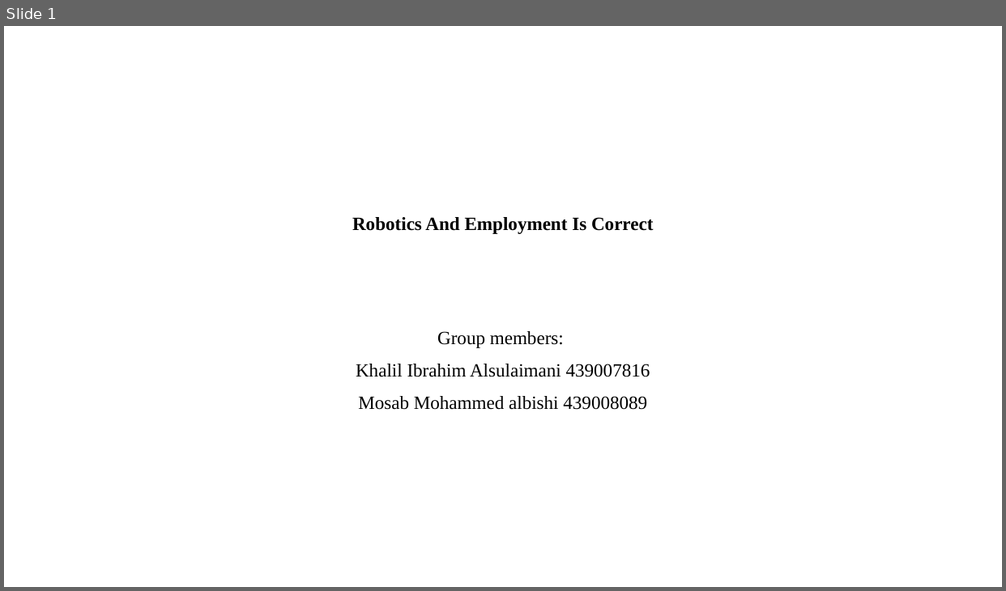
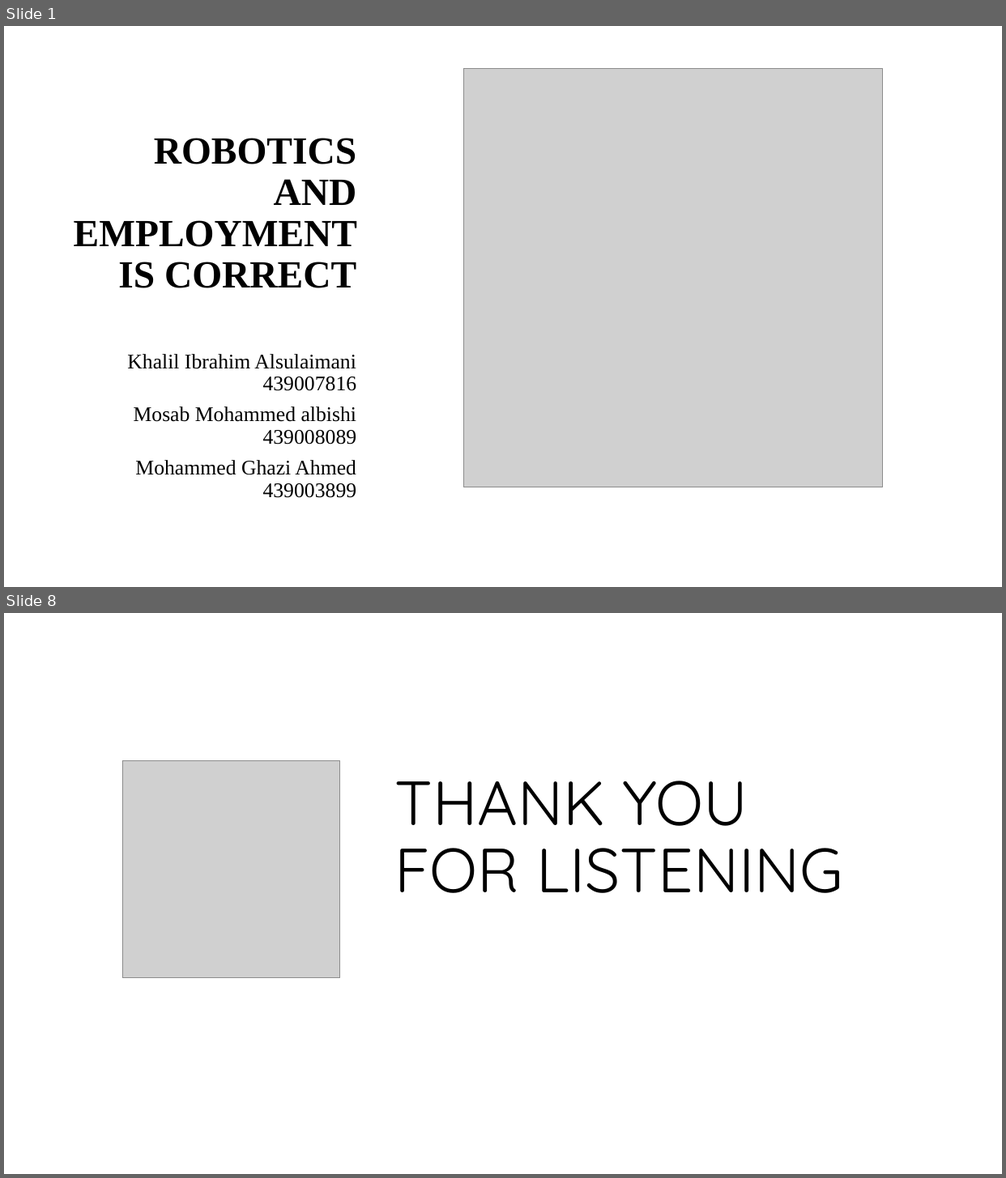
Before and after one commit to khalilAlsulaimani/Computers-And-Society-Project, a slide deck: Research Presntation.pptx. Shown one above the other, each under a label of ours: slide 1 before the commit, slides 1 and 8 after it; the slides between them are not shown. The pictures are 1006x591 and 1006x1178 pixels, drawn with LibreOffice and Linux fonts; fonts in the diff are those of the drawing; grey boxes stand for pictures; background and template pictures are left out. Boxes give left, top, right and bottom in pixels: in the first picture for what was removed or moved away, otherwise in the second. Text is boxed around its words. In the diff, an @@ line names an element or a change of style, - is before the commit and + after.

```diff
--- a/Research Presntation.pptx
+++ b/Research Presntation.pptx
@@ slide 8 added at bbox=[4, 613, 1002, 1174], background #FFFFFF @@
@@ picture added at bbox=[122, 760, 340, 978] @@
@@ title added at bbox=[395, 781, 843, 893], 60 pt, text #000000 @@
+THANK YOU FOR LISTENING
@@ slide 1 changed as well @@
@@ picture added at bbox=[463, 69, 882, 487] @@
@@ title at bbox=[74, 138, 357, 288]: text changed; size 18 to 37 pt @@
-Robotics And Employment Is Correct
+ROBOTICS AND EMPLOYMENT IS CORRECT
@@ subtitle at bbox=[437, 331, 564, 348]: paragraph removed @@
-Group members:
@@ subtitle "Khalil Ibrahim Alsulaimani 439007816": place and size @@
-subtitle "Khalil Ibrahim Alsulaimani 439007816" at bbox=[356, 331, 650, 410]
+subtitle "Khalil Ibrahim Alsulaimani 439007816" at bbox=[127, 354, 357, 498]
@@ subtitle at bbox=[127, 354, 357, 445]: size 18 to 20 pt in "Khalil Ibrahim Alsulaimani 439007816", "Mosab Mohammed albishi 439008089"; alignment centre to right; line spacing 1.07 to 0.9 @@
@@ subtitle at bbox=[135, 460, 357, 498]: paragraph added @@
+Mohammed Ghazi Ahmed 439003899
```
Also in this commit, not shown: 6 other slides added, 6 slides removed.
